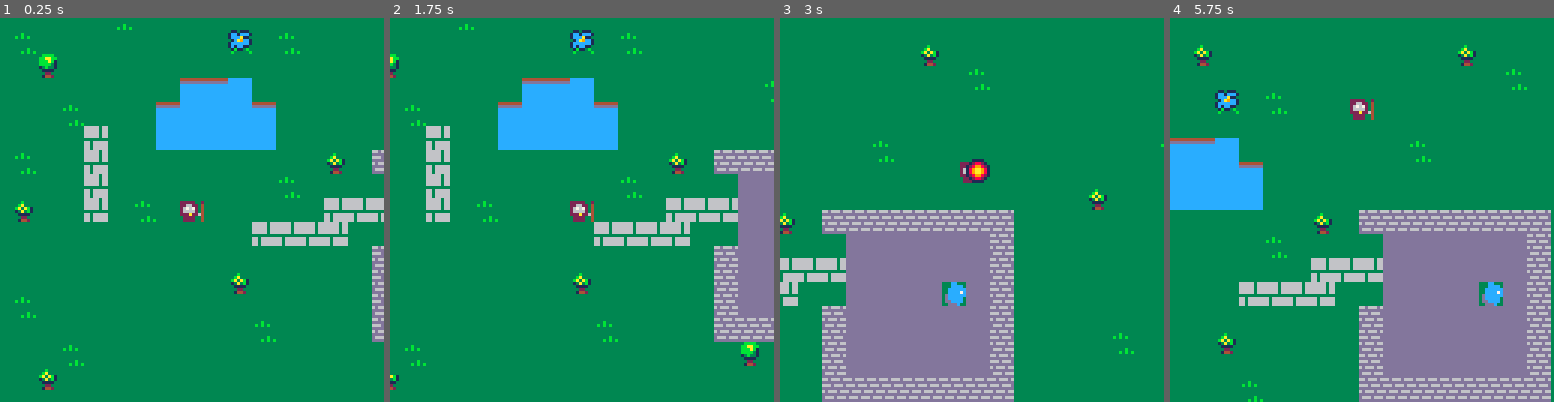
Above: before the commit, frames 1-4 (left to right).
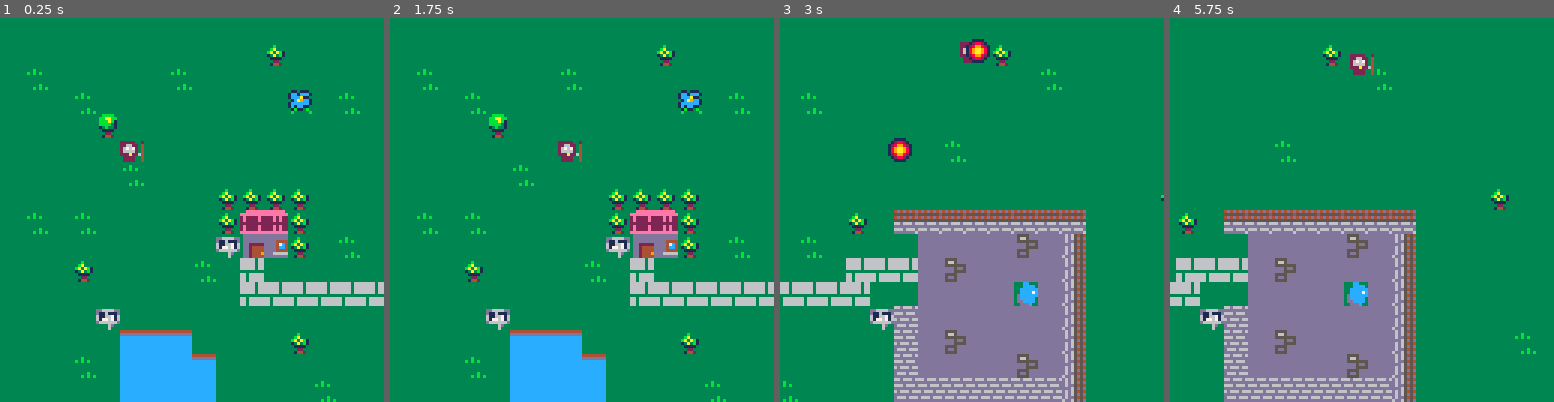
Above: after the commit, the same moments.

Repository: adatechschool/doris-pico-8-mickael-yoann-onat
Game: PICO-8 cartridge yom.p8
Two runs of this game, one before a commit and one after it. Both use one fixed random seed, a clock stepped at 60 frames per second and the inputs below.
Inputs:
- Up to frame 1 (0.25 s): no input
- Up to frame 2 (1.75 s): tap X (X key) at 0.33, 1.07 s; hold Right from 1.6 s (still down)
- Up to frame 3 (3 s): tap X (X key) at 1.85, 2.97 s; release Right at 2.1 s; hold Up 2.15-2.42 s; hold Right from 2.47 s (still down)
- Up to frame 4 (5.75 s): release Right at 3.03 s; hold Left 3.08-3.58 s; hold Down 3.63-3.97 s; hold Right 4.02-4.68 s; tap X (X key) at 4.08, 5.2 s; hold Up 4.73-5.03 s; hold Left 5.08-5.68 s; hold Down from 5.73 s (still down)

The runs differ from the first frame. In frame 1, 21% of the frame differs, in the area x 3-100%, y 1-100%; in frame 2, 25%; in frame 3, 25%; in frame 4, 45%, in the area x 0-100%, y 7-100%.

Commit message:
deplacement enemies

Diff:
--- a/yom.p8
+++ b/yom.p8
@@ -4,6 +4,10 @@
 function _init()
  create_player()
  sorts={}
+ enemies={}
+
+
+
 end
 
 function _update()
@@ -11,13 +15,26 @@
 	update_camera()
 	if (btnp(❎)) shoot()
 	update_sorts()
-end
+ if #enemies==0 then
+	spawn_enemies(ceil(rnd(5)))
+	end
+	update_enemies()
+end
+…(4 lines of a section not shown)…
 
 function _draw()
 	cls()
 	draw_map()
 	draw_player()
 
+	--enemies
+	for e in all (enemies) do
+	spr(44,e.x*8,e.y*8)
+	end
+
 	for s in all (sorts) do
 		spr(41,s.x,s.y)
 	end
@@ -34,31 +51,62 @@
 	local sprite=mget(x,y)
 	return fget(sprite,flag)
 end
+…(4 lines of a section not shown)…
 
 function update_camera()
 	local camx=mid(0,p.x-7.5,127-15)
 	local camy=mid(0,p.y-7.5,63-15)
 	camera(camx*8,camy*8)
 end
+
+
+//function next_tile(x,y)
+
+// sprite=mget(x,y)
+ //mset(x,y,sprite+1)
+//end
+
+//function pick_up_power(x,y)
+//next_tile(x,y)
+//p.power+=1
+//sfx(1)
+//end
+
+
 -->8
 --player
 
 function create_player()
-	p={x=10,y=10,sprite=40}
-end
+	p={x=5,y=5,sprite=40,
+	power=0
+	}
+
+
+
+end
+
+
+
 
 function draw_player()
 	spr(p.sprite,p.x*8,p.y*8)
 end
 
 function player_movement()
-	newx=p.x
-	newy=p.y
-
-	if (btn(➡️)) newx+=0.51
-	if (btn(⬅️)) newx-=0.51
-	if (btn(⬇️)) newy+=0.51
-	if (btn(⬆️)) newy-=0.51
+newx=p.x
+newy=p.y
+
+if (btn(➡️)) newx+=0.51
+if (btn(⬅️)) newx-=0.51
+if (btn(⬇️)) newy+=0.51
+if (btn(⬆️)) newy-=0.51
+
+
+
+// interact(newx,newy)
 
 	if not check_flag(0,newx,newy) then
 		p.x=mid(0,newx,127)
@@ -67,6 +115,17 @@
 		sfx=0
 	end
 end
+
+//function interact(x,y)
+// if check_flag(2,x,y) then
+//pick_up_power(x,y)
+
+ //end
+//end
+…(4 lines of a section not shown)…
 
 -->8
 --sorts
@@ -89,6 +148,40 @@
 	 if (s.x>(position_init+20)) del (sorts,s)
 	end
 end
+-->8
+--enemies
+
+function spawn_enemies(amount)
+gap= (128-8*amount)/(amount+1)
+for i=1,amount do
+ new_enemy={
+  x=gap*i+8*(i-1),
+  y=15,
+
+ life=4
+ }
+add(enemies,new_enemy)
+ end
+
+end
+
+function update_enemies()
+for e in all(enemies) do
+//if e.y< 60 then
+if p.x>e.x then
+	e.x+=0.5/8
+elseif p.x<e.x then
+ e.x-=0.5/8
+end
+
+if p.y>e.y then
+	e.y+=0.5/8
+elseif p.y<e.y then
+ e.y-=0.5/8
+end
+
+end
+end
 
 
 
@@ -219,7 +312,7 @@
 
 
 __gff__
-0000000101010000000000000000010001010000010001000101000000010100010100000000000000000000000000000000000000000000000000000000000000000000000000000000000000000000000000000000000000000000000000000000000000000000000000000000000000000000000000000000000000000000
+0000010101010000000201010000010001010200010001020100000000010100010100000000000000000000000000000000000000000000000000000000000000000000000000000000000000000000000000000000000000000000000000000000000000000000000000000000000000000000000000000000000000000000
 0000000000000000000000000000000000000000000000000000000000000000000000000000000000000000000000000000000000000000000000000000000000000000000000000000000000000000000000000000000000000000000000000000000000000000000000000000000000000000000000000000000000000000
 __map__
 0101010101010101010101010101010101010101010101010101010101010101010101010101010101010101010101010101010101010f01010101010101010101000000020202020202020202020202020202020202050505050505050505161616161616161616161616161616161616161616161616161616161616161616
@@ -227,17 +320,17 @@
 010801010101010801010101010101010101010101010101080101010101010101010101010101010101010101010101010101010101010101010101160101010100000002022021010101010801010101010112010118010101050101010216060f06060606060606060606060f060606060606060606060606060606060616
 010101080101010101010101090108010101010101010101010101010101010101010101010101080801010101010101010101010f010101010101010101010101000000020201010101010101010101010108010101180101010101080102160606061606060606060606060606060606060606060606060f06060606060616
 010101010201010101010101010101010101010101010101010101010101010101010101010101010101010116010101010901010101010101010f0101010101010000000202010108010101010101010101010101011801010101010101021606060606060606060606060606060606060606060606060606060606060f0616
-0101010101010101010104040301010101010101080101010101010101010101080101010101010101010101010101010101010101010101010101010101010101000000020218181818010101010101010101010108181818181801010102160606060606060606060606061606060606060606060606060606160606060616
-010101010108010101040303030401010101010101010101010101010101010101010101050101010101010101010101010101010101010f01010101010101010100000002020101010801010501010101010101010101010101180108010216060f060606060606060606060606060606060606060606060606060606060616
-0101010101011901010303030303010101010101010101010101010101050101010101010101010101010101010101010101011601010101010101010116010101000000020201010101010101010101010101010101010101011801010102160606060606060606060606060606060606060606060606060606060606060616
-0108010801011901010101010101010105011d1d1d1d1d1d1d1d0101010101010101010101010101010101010101010f0101010101010101010101010101010101000000020201010101010101010101010801010101010101011805010102160606061206060606060606060606060606060606060606060606060606060616
-010101010101190101010101010108010101012323232323231d010101010101010101010101010101010101010101010101010101010101011601010101010101000000020201010101010101010101010101010101010101010101010102160606060f06060606060606060606060606060606060606060606060606060616
-010101050101190108010101010101011919192323232323231d01010101010101010101010101010101010101010101010101010101010101010404040404040100000002020108010101010801010101010101010101010101010101010216060606060606060f060606060606060606060606060606060606060606060616
-010101010101010101010101011919191901012323232312231d010101010101010101010101010101010f01010101010101010101010101010103030303030301000000020201010101010101010101010101010101010801010101170102160606060606060606060606160606160606060606060606060f06060606060f16
-0101010101010101010101010101010101011d2323232323231d010101010101010101010101010101010101010101010101010101010101010103030303030301000000020501080101050101010101010101010101010101010108010102160606060606060606060606060606060606060606060606060606060606060616
-0101010101010101010101010501010101011d2323232323231d01010101080101010801010101010101010101010101010101010f010101010101010101010f01000000020501010101010101010101010101050101010101180101010102160606160606060606060606060606060606060606060606060606060606060616
-0101010801010101010101010101010101011d2323232323231d010101010101010101010101010101010101010101010101010101010101010101160101010101000000020501010101010101010101010101010101010101180501010102060606060606060606060606060606060606060606060606060606061606060616
-0101010101010101010101010108010101011d1d1d1d1d1d1d1d010101010101010105010101010101010104040401010101010101011601010101010101010101000000020501010101010108010101010108010101010101181818181802060606060606060606060606060606060606060606060606060f06060606060616
+0101010101010101010101010101010101010101080101010101010101010101080101010101010101010101010101010101010101010101010101010101010101000000020218181818010101010101010101010108181818181801010102160606060606060606060606061606060606060606060606060606160606060616
+010101010108010101010101010101010101010101010101010101010101010101010101050101010101010101010101010101010101010f01010101010101010100000002020101010801010501010101010101010101010101180108010216060f060606060606060606060606060606060606060606060606060606060616
+0101010101010101010505050501010101010101010101010101010101050101010101010101010101010101010101010101011601010101010101010116010101000000020201010101010101010101010101010101010101011801010102160606060606060606060606060606060606060606060606060606060606060616
+0108010801010101010510110501010105010a0a0a0a0a0a0a0a0101010101010101010101010101010101010101010f0101010101010101010101010101010101000000020201010101010101010101010801010101010101011805010102160606061206060606060606060606060606060606060606060606060606060616
+01010101010101010114202105010801010101232323232a230b010101010101010101010101010101010101010101010101010101010101011601010101010101000000020201010101010101010101010101010101010101010101010102160606060f06060606060606060606060606060606060606060606060606060616
+01010105010101010801190101010101191919232a232323230b01010101010101010101010101010101010101010101010101010101010101010404040404040100000002020108010101010801010101010101010101010101010101010216060606060606060f060606060606060606060606060606060606060606060616
+010101010101010101011919191919191901012323232312230b010101010101010101010101010101010f01010101010101010101010101010103030303030301000000020201010101010101010101010101010101010801010101170102160606060606060606060606160606160606060606060606060f06060606060f16
+0101010114010101010101010101010101141d2323232323230b010101010101010101010101010101010101010101010101010101010101010103030303030301000000020501080101050101010101010101010101010101010108010102160606060606060606060606060606060606060606060606060606060606060616
+0101010101040404010101010501010101011d232a232323230b01010101080101010801010101010101010101010101010101010f010101010101010101010f01000000020501010101010101010101010101050101010101180101010102160606160606060606060606060606060606060606060606060606060606060616
+0101010801030303040101010101010101011d232323232a230b010101010101010101010101010101010101010101010101010101010101010101160101010101000000020501010101010101010101010101010101010101180501010102060606060606060606060606060606060606060606060606060606061606060616
+0101010101030303030101010108010101011d1d1d1d1d1d1d0b010101010101010105010101010101010104040401010101010101011601010101010101010101000000020501010101010108010101010108010101010101181818181802060606060606060606060606060606060606060606060606060f06060606060616
 010101010108010101010101010101010101010201010101010101010101010101010101010101010101010303030101010101010101010101010101010101010100000002050101010101010101010101010101010101010101010101010a0606060f0606060606060606060606060606060606060606060606060606060616
 01010101050101010101010101010101010101010101020101010101010101010101010101010101010104030301010101010101010101010101010101010101010000000202181818181818010101010501010101010801010101010801011606060606060f0606060606060606060606060f060606060606060606060f0616
 01010101010101010101010101010101010101010101010101010101010201010101010101010101010101030301010f0101010101010101160101010116010101000000020501010801011801010101010101010101010101010501010101160606060606060606060606060606060606060606060606060606060606060616
Not shown, changed: 28 lines of the sprite sheet (__gfx__) section of yom.p8
Not shown, changed: the sound effects (__sfx__) section of yom.p8
Not shown, added: .DS_Store
